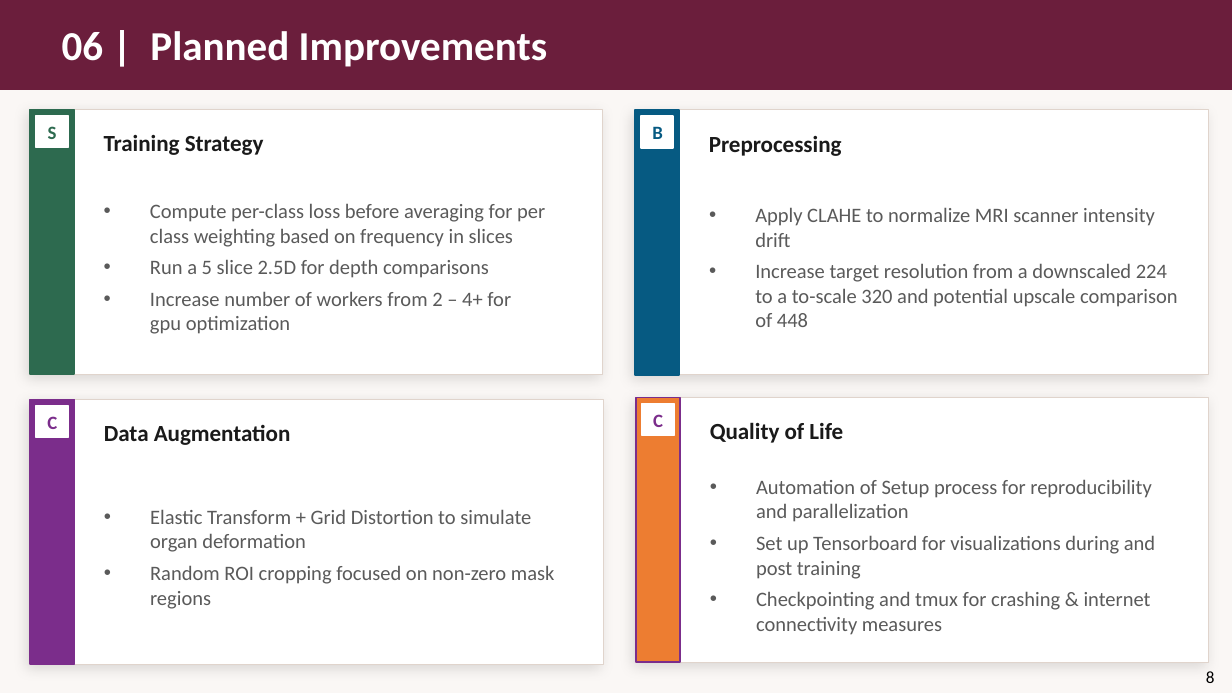
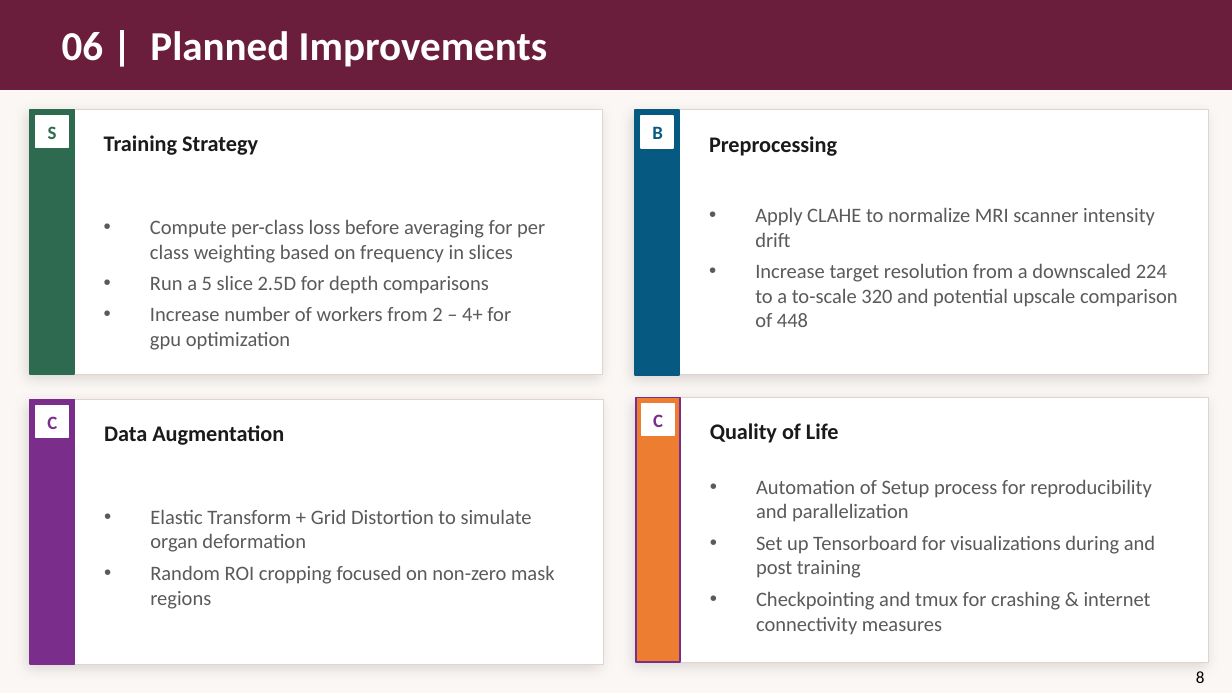
Before and after one commit to William-Ohonba/DS_Health_UWM_Project, a slide deck: slide 8 of presentations/Presentation3_GI_Segmentation.pptx. Drawn at 1232x693 pixels with LibreOffice and Linux fonts; fonts in the diff are those of the drawing. Boxes give left, top, right and bottom in pixels: in the first picture for what was removed or moved away, otherwise in the second. Text is boxed around its words. In the diff, an @@ line names an element or a change of style, - is before the commit and + after.

```diff
--- a/presentations/Presentation3_GI_Segmentation.pptx
+++ b/presentations/Presentation3_GI_Segmentation.pptx
@@ text "Compute per-class loss before averaging ...": place and size @@
-text "Compute per-class loss before averaging ..." at (150, 203, 545, 334)
+text "Compute per-class loss before averaging ..." at (150, 219, 545, 350)
@@ size 13.5 to 13 pt in 4 elements at (104, 135, 258, 155), (709, 136, 837, 156), (104, 425, 284, 445), (710, 423, 839, 443) @@
@@ text "8": place and size @@
-text "8" at (1206, 671, 1215, 683)
+text "8" at (1196, 671, 1205, 683)
```
Also in this commit, not shown: 8 other slides changed, 8 other files.
